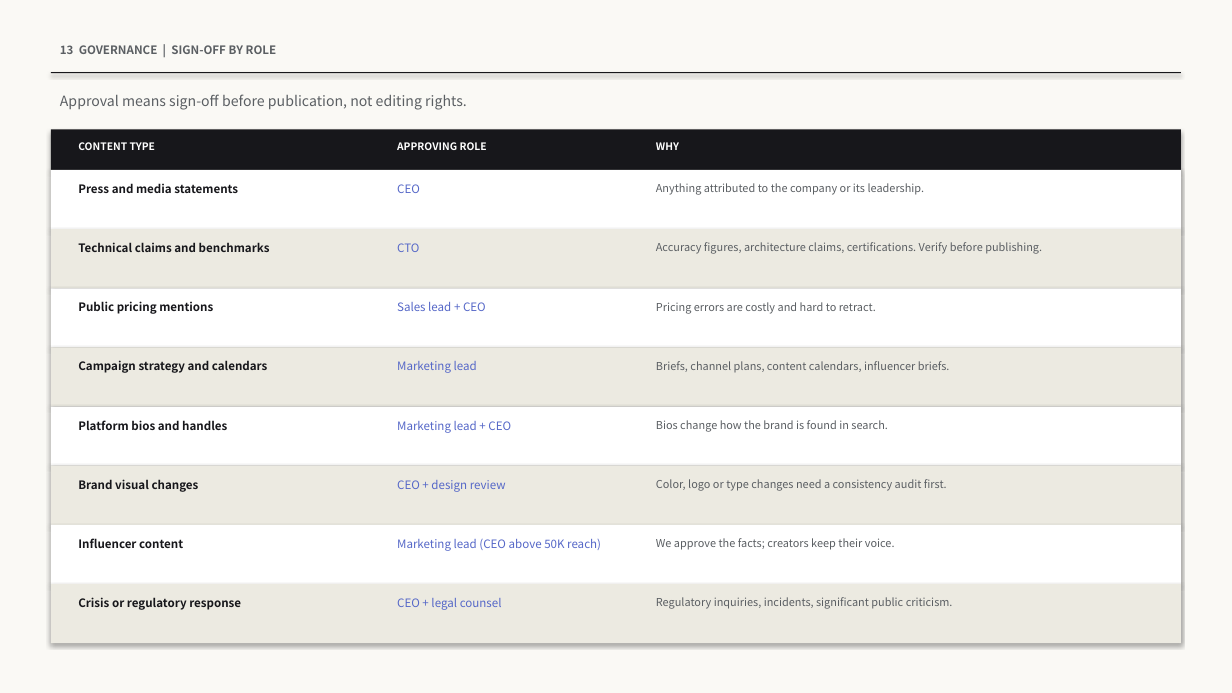
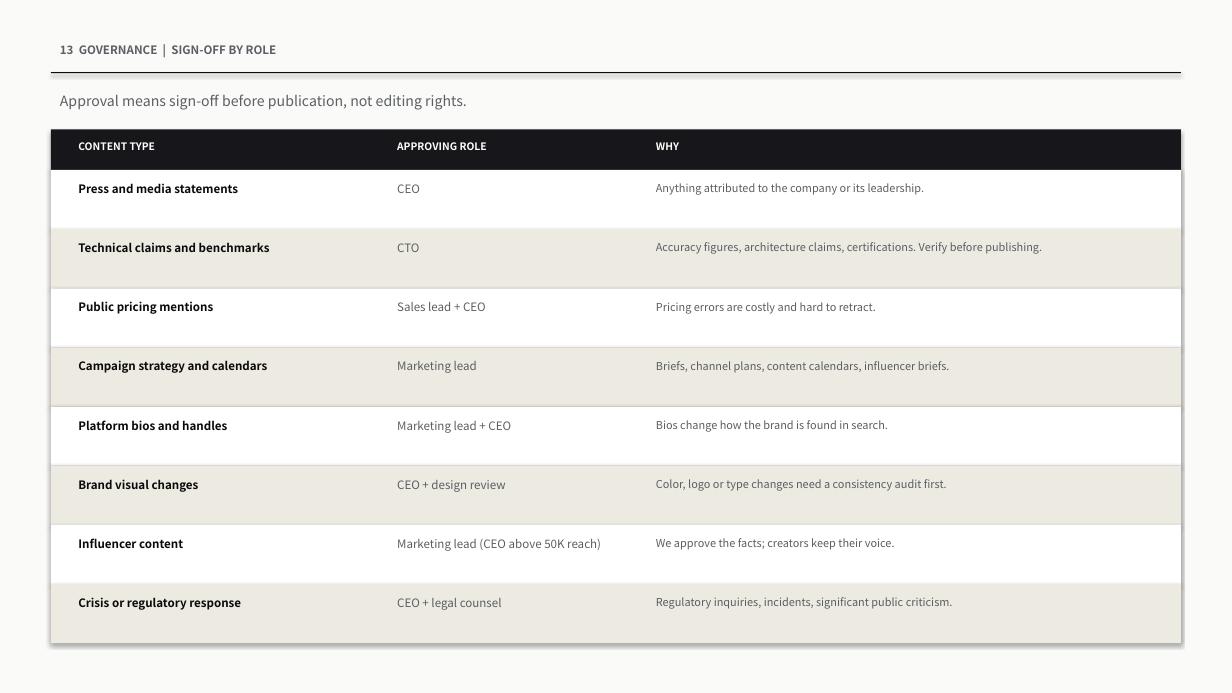
Before and after one commit to ai-luminati-collab/Cadence-Architecture-Deck, a slide deck: slide 24 of PremAI-Fluso-Brand-Bible.pptx (slide 23 before the commit). Drawn at 1232x693 pixels with LibreOffice and Linux fonts; fonts in the diff are those of the drawing. Boxes give left, top, right and bottom in pixels: in the first picture for what was removed or moved away, otherwise in the second. Text is boxed around its words. In the diff, an @@ line names an element or a change of style, - is before the commit and + after.

```diff
--- a/PremAI-Fluso-Brand-Bible.pptx
+++ b/PremAI-Fluso-Brand-Bible.pptx
@@ rectangle at box(0, 0, 1232, 693): fill #FAF9F5 to #FAFAF8 @@
@@ rectangle at box(51, 72, 1181, 73): fill #17171B to #0A0A0A @@
@@ text colour #17171B to #0A0A0A in 8 elements at box(78, 183, 238, 193), box(78, 242, 270, 252), box(78, 301, 213, 314), box(78, 360, 267, 373), box(78, 420, 227, 430), box(78, 479, 199, 492), box(78, 538, 183, 548), box(78, 597, 241, 610) @@
@@ text colour #5668C8 to #5B5F63 in 8 elements at box(397, 184, 420, 193), box(397, 243, 419, 252), box(397, 302, 486, 311), box(397, 361, 477, 373), box(397, 421, 511, 433), box(397, 480, 506, 492), box(397, 539, 601, 551), box(397, 598, 502, 610) @@
```
Also in this commit, not shown: 21 other slides changed, 3 slides added, 2 slides removed, 1 other file.
